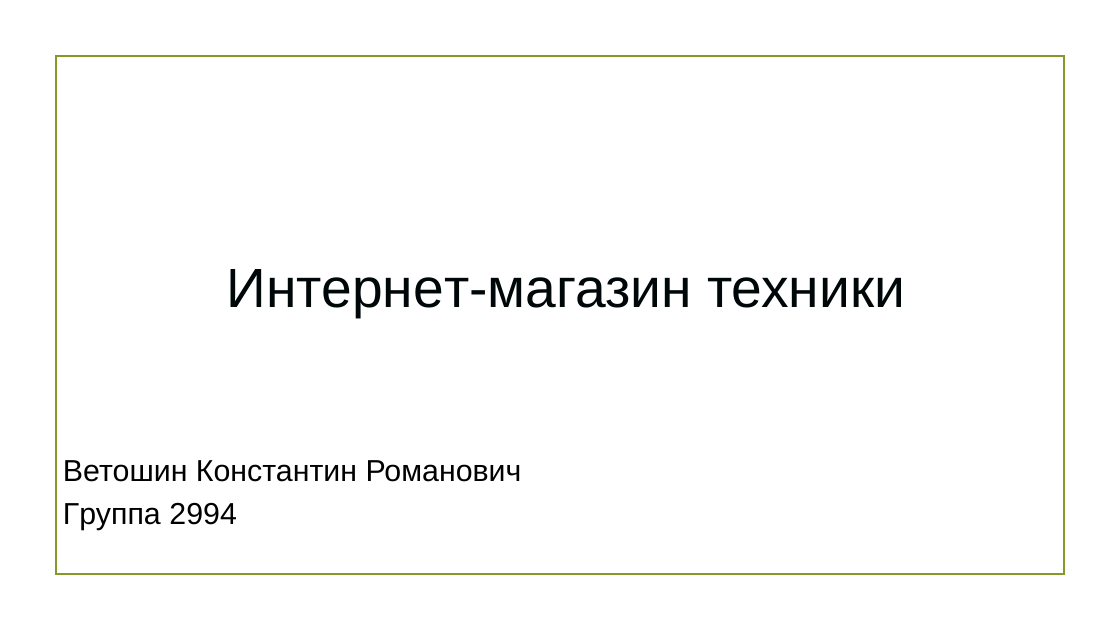
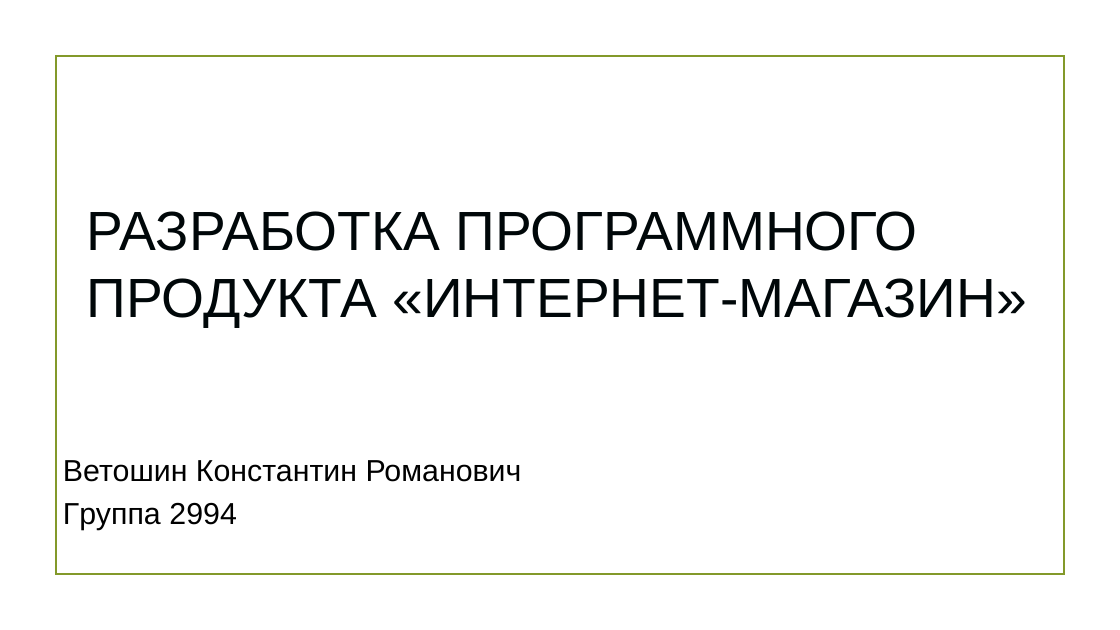
Before and after one commit to SarodipDiraka/eshop, a slide deck: slide 1 of Презентация.pptx. Drawn at 1120x630 pixels with LibreOffice and Linux fonts; fonts in the diff are those of the drawing; background and template pictures are left out. Boxes give left, top, right and bottom in pixels: in the first picture for what was removed or moved away, otherwise in the second. Text is boxed around its words. In the diff, an @@ line names an element or a change of style, - is before the commit and + after.

```diff
--- a/Презентация.pptx
+++ b/Презентация.pptx
@@ text at (87,211,1028,327): text changed @@
-Интернет-магазин техники
+РАЗРАБОТКА ПРОГРАММНОГО
+ПРОДУКТА «ИНТЕРНЕТ-МАГАЗИН»
```
Also in this commit, not shown: 1 other slide changed, 6 slides added.
